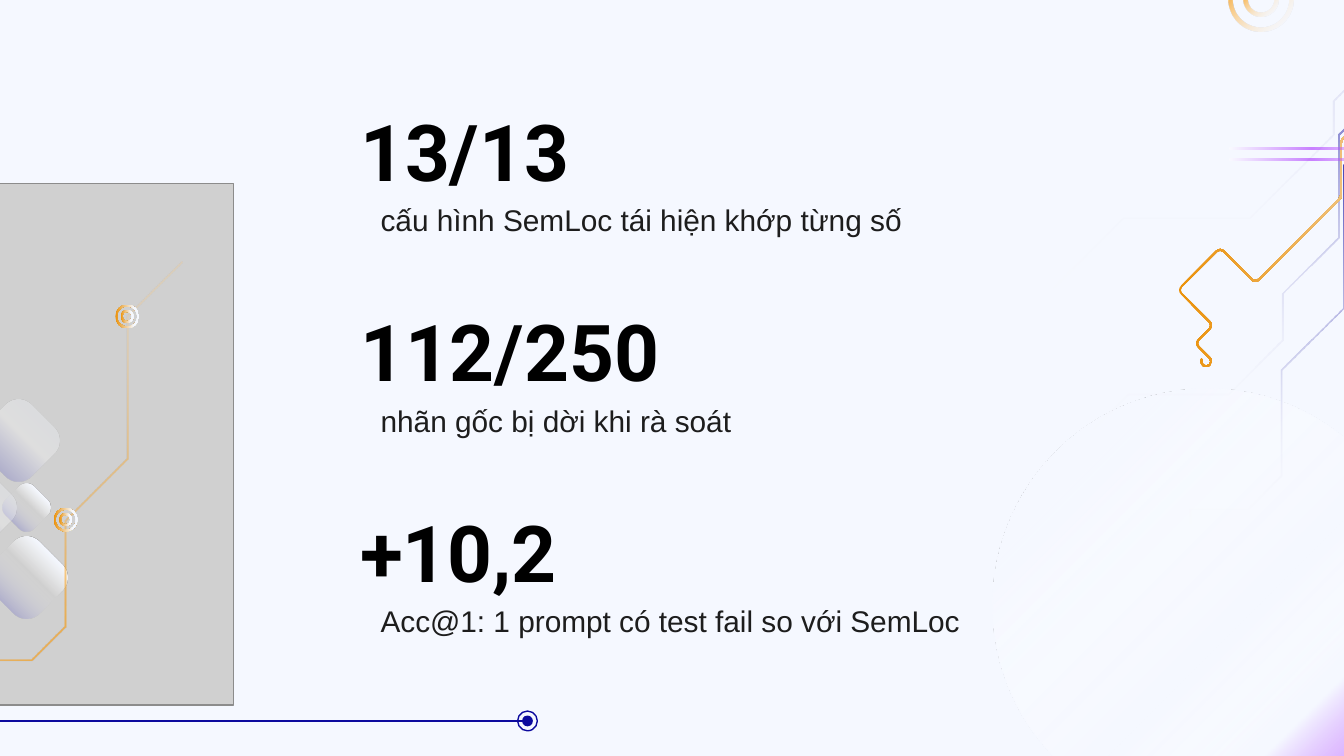
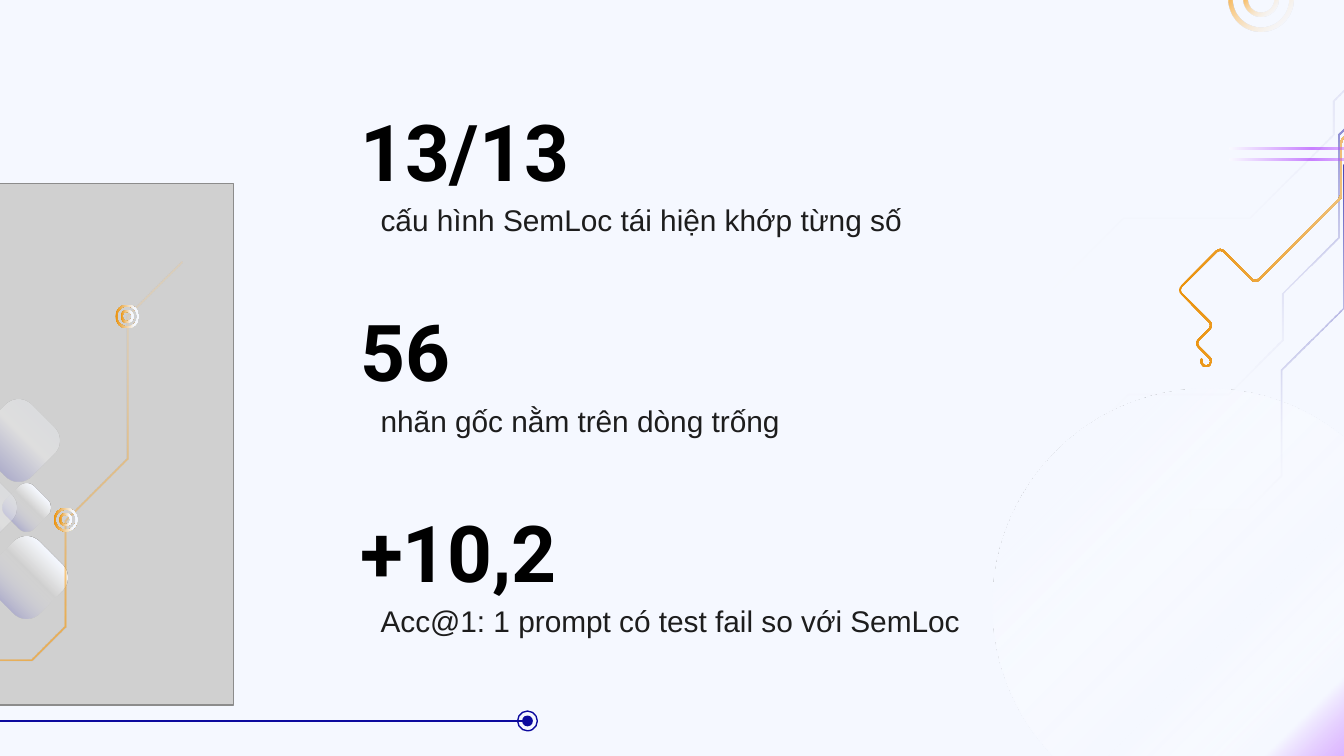
Before and after one commit to doanan293/grounded-or-guessed, a slide deck: slide 15 of docs/presentation/bao-cao-lan-1.pptx. Drawn at 1344x756 pixels with LibreOffice and Linux fonts; fonts in the diff are those of the drawing; grey boxes stand for pictures. Boxes give left, top, right and bottom in pixels: in the first picture for what was removed or moved away, otherwise in the second. Text is boxed around its words. In the diff, an @@ line names an element or a change of style, - is before the commit and + after.

```diff
--- a/docs/presentation/bao-cao-lan-1.pptx
+++ b/docs/presentation/bao-cao-lan-1.pptx
@@ title at box(360, 324, 450, 382): text changed @@
-112/250
+56
@@ subtitle at box(381, 408, 780, 437): text changed @@
-nhãn gốc bị dời khi rà soát
+nhãn gốc nằm trên dòng trống
```
Also in this commit, not shown: 5 other slides changed, 2 slides removed, 30 other files.
